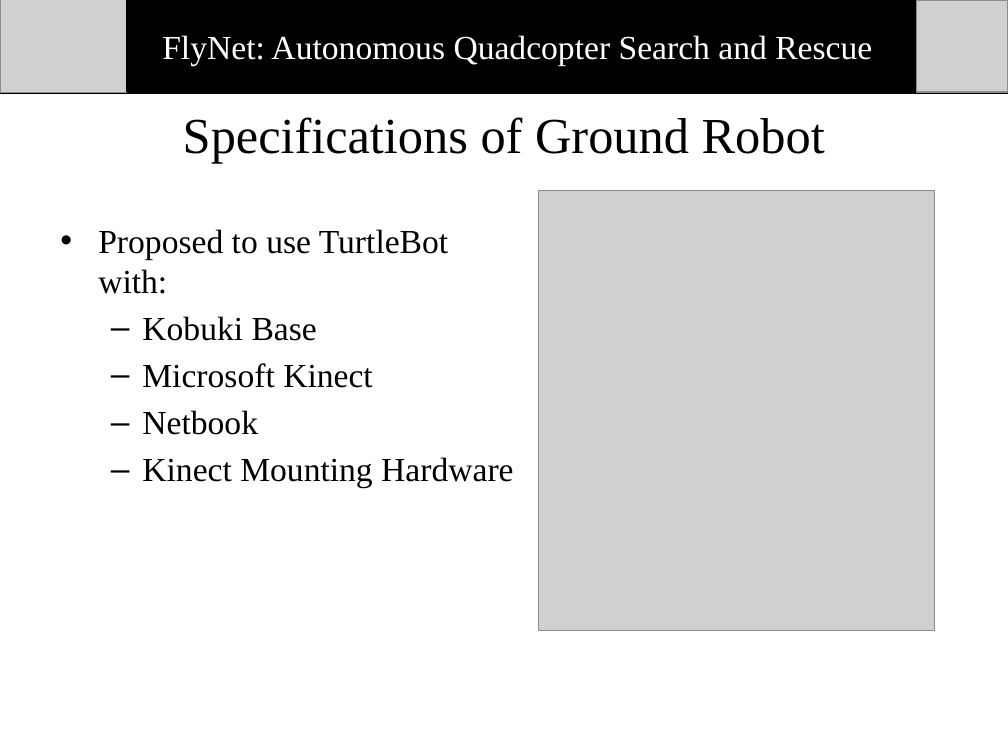
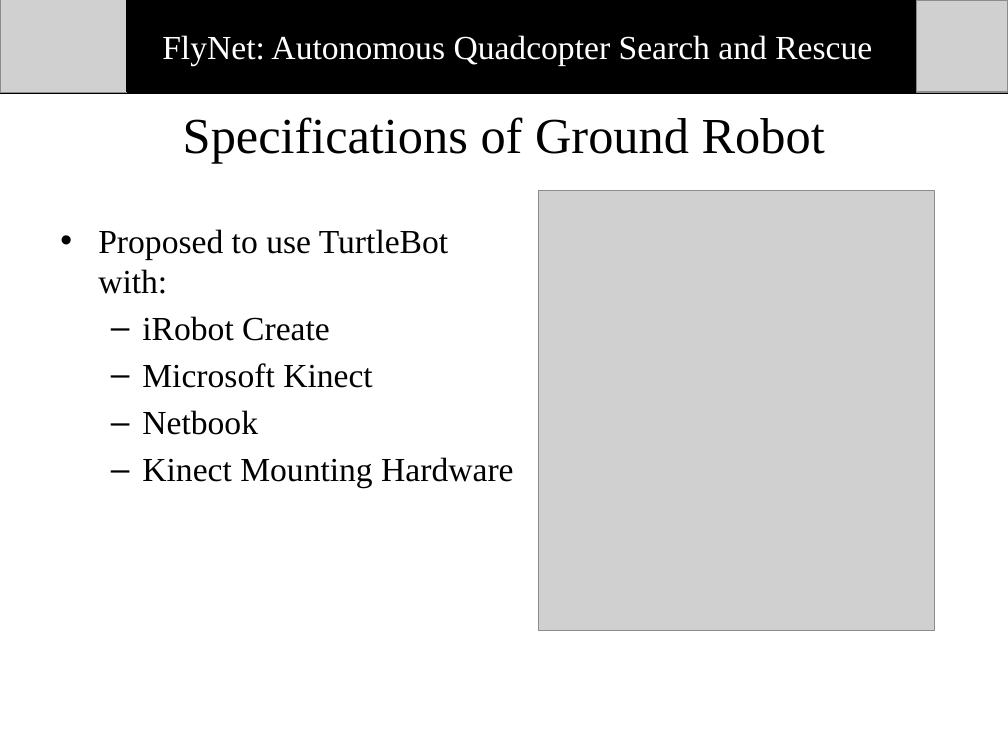
Before and after one commit to dtbinh/FlyNet, a slide deck: slide 6 of Presentations/CDR_Fall_2015/Individual_Slides/Prashant/Final_Presentation.pptx. Drawn at 1008x756 pixels with LibreOffice and Linux fonts; fonts in the diff are those of the drawing; grey boxes stand for pictures. Boxes give left, top, right and bottom in pixels: in the first picture for what was removed or moved away, otherwise in the second. Text is boxed around its words. In the diff, an @@ line names an element or a change of style, - is before the commit and + after.

Commit message:
Update

```diff
--- a/Presentations/CDR_Fall_2015/Individual_Slides/Prashant/Final_Presentation.pptx
+++ b/Presentations/CDR_Fall_2015/Individual_Slides/Prashant/Final_Presentation.pptx
@@ text at (x1=142, y1=316, x2=330, y2=341): text changed @@
-  – Kobuki Base
+  – iRobot Create
```
Also in this commit, not shown: 3 slides added.
